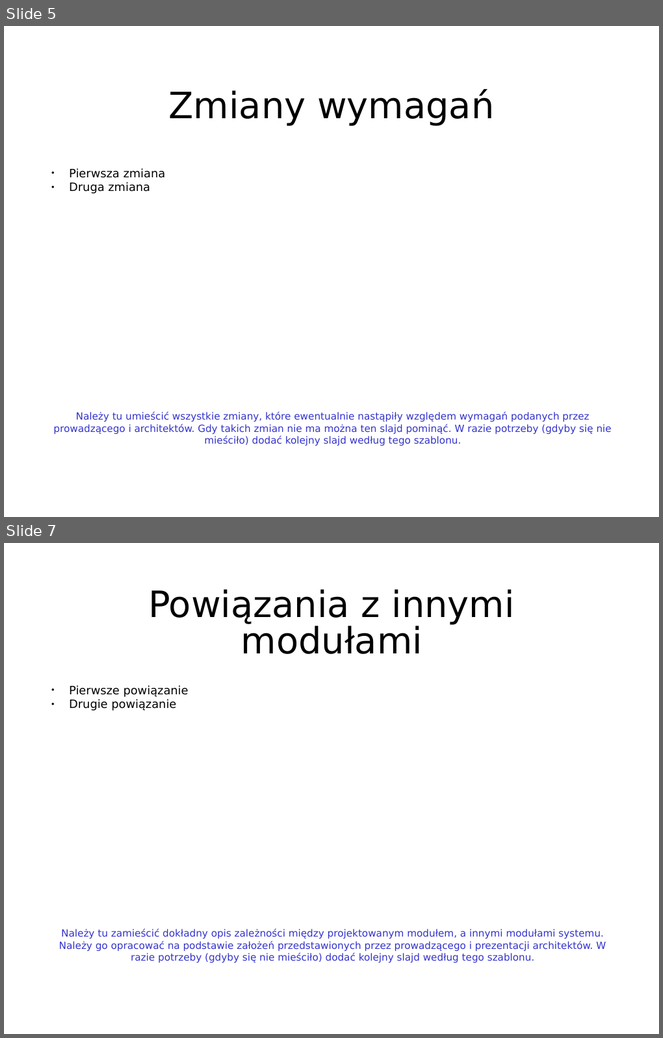
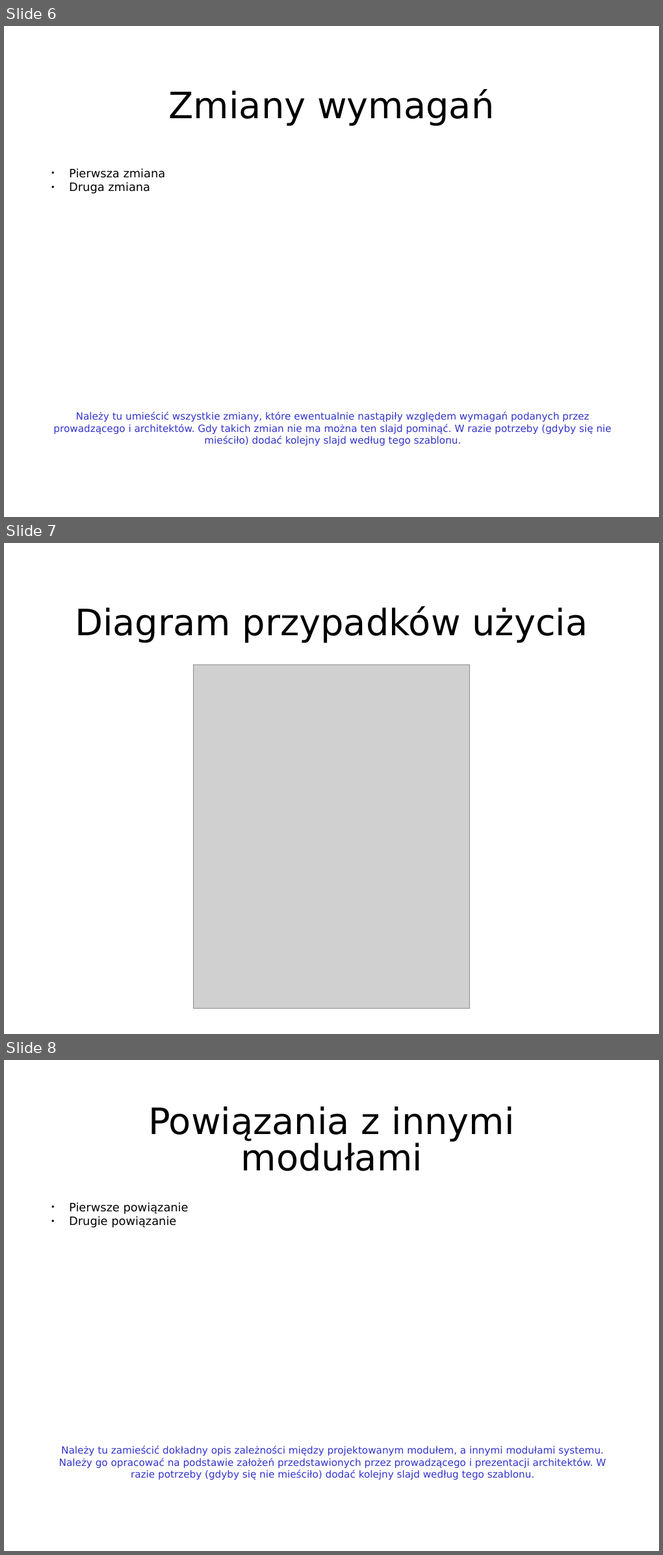
Before and after one commit to Informatyka-Stosowana-Chopy/Inzynieria-oprogramowania, a slide deck: front-end/szablon_proj_prez.ppt. Shown one above the other, each under a label of ours: slides 5 and 7 before the commit, slides 6, 7 and 8 after it; the slides between them are not shown. The pictures are 663x1038 and 663x1555 pixels, drawn with LibreOffice and Linux fonts; fonts in the diff are those of the drawing; grey boxes stand for pictures. Boxes give left, top, right and bottom in pixels: in the first picture for what was removed or moved away, otherwise in the second. Text is boxed around its words. In the diff, an @@ line names an element or a change of style, - is before the commit and + after.

```diff
--- a/front-end/szablon_proj_prez.ppt
+++ b/front-end/szablon_proj_prez.ppt
@@ slide 7 added at bbox=[4, 543, 659, 1034], background #FFFFFF @@
@@ title added at bbox=[75, 606, 588, 643], 44 pt, text #000000 @@
+Diagram przypadków użycia
@@ picture added at bbox=[194, 665, 469, 1009] @@
@@ what was slide 5 is now slide 6 @@
@@ what was slide 7 is now slide 8 @@
```
Also in this commit, not shown: 3 slides changed, 2 other slides added, 2 slides removed.
